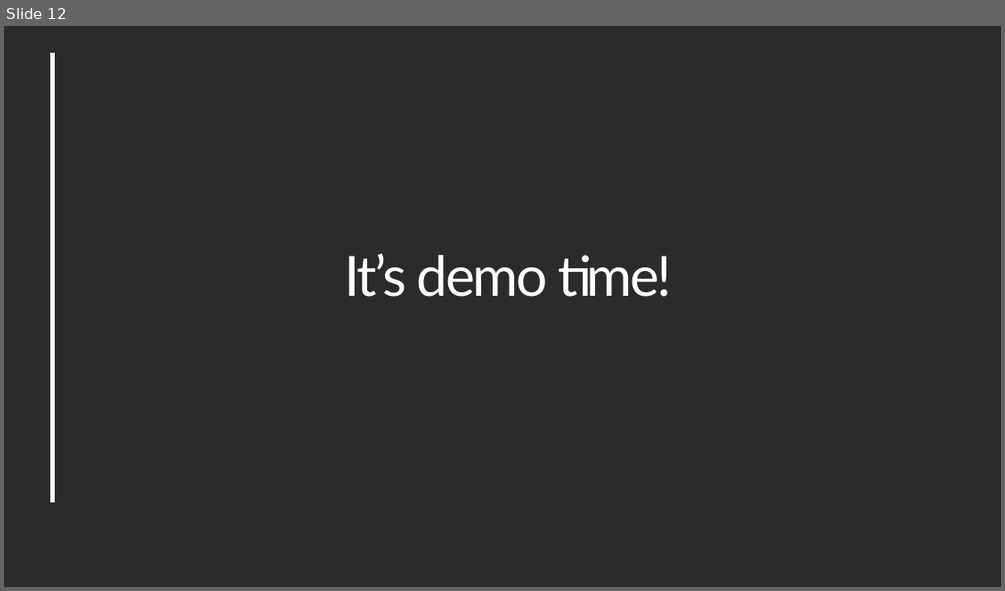
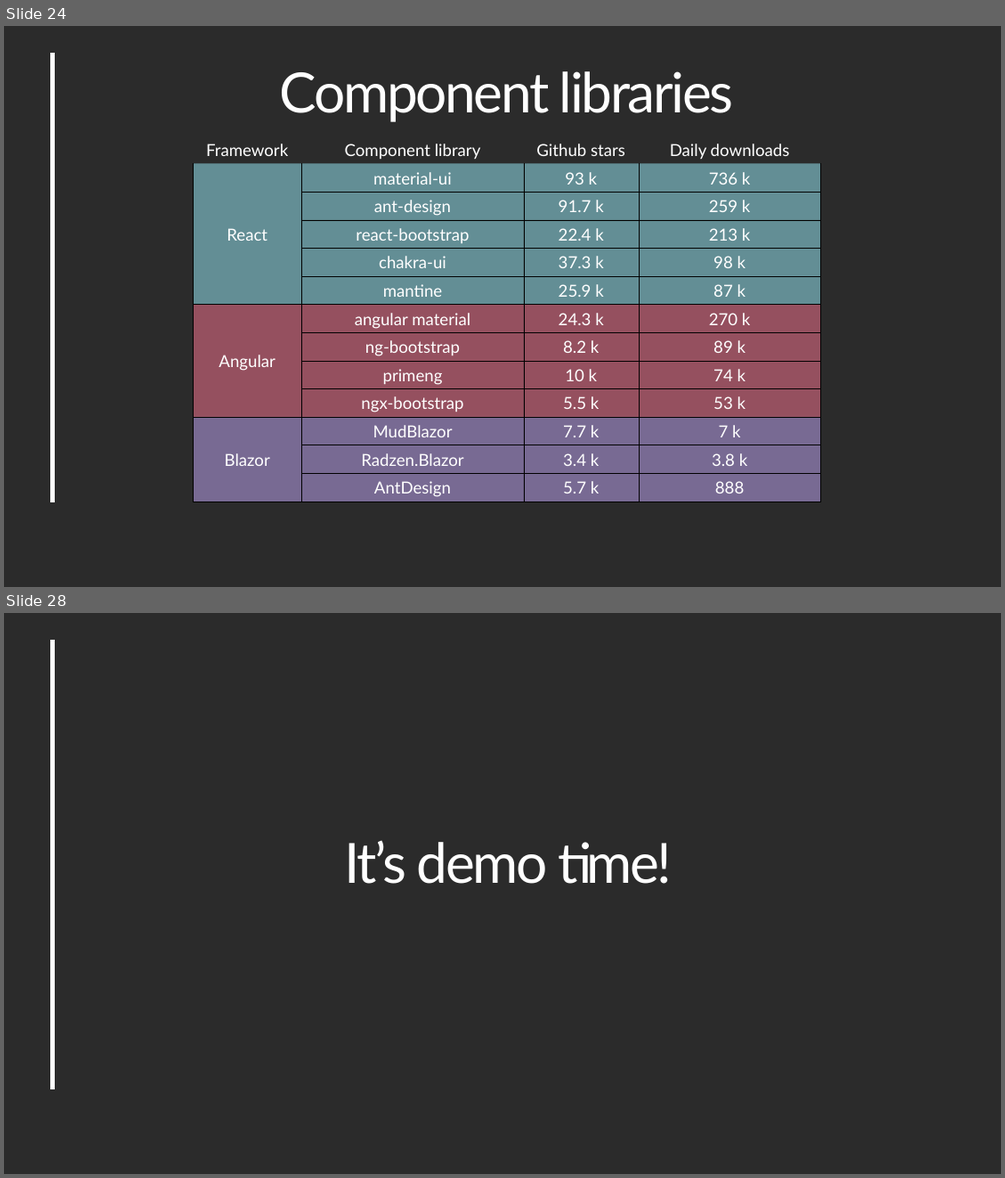
Before and after one commit to Werocky1502/ui-frameworks-comparison, a slide deck: Docs/Blazor VS React Vs Angular.pptx. Shown one above the other, each under a label of ours: slide 12 before the commit, slides 24 and 28 after it; the slides between them are not shown. The pictures are 1005x591 and 1005x1178 pixels, drawn with LibreOffice and Linux fonts; fonts in the diff are those of the drawing; background and template pictures are left out; a plain dark background stands for a picture behind light text. Boxes give left, top, right and bottom in pixels: in the first picture for what was removed or moved away, otherwise in the second. Text is boxed around its words. In the diff, an @@ line names an element or a change of style, - is before the commit and + after.

```diff
--- a/Docs/Blazor VS React Vs Angular.pptx
+++ b/Docs/Blazor VS React Vs Angular.pptx
@@ slide 24 added at bbox=[4, 26, 1001, 587], background picture (left out); not listed: 1 template element that a slide beside it also shows @@
@@ text added at bbox=[280, 71, 734, 122], 40 pt, text #FFFFFF @@
+Component libraries
@@ table added at bbox=[193, 135, 820, 501], 13 rows, 4 columns @@
+Framework | Component library | Github stars | Daily downloads
+React | material-ui | 93 k | 736 k
+ | ant-design | 91.7 k | 259 k
+ | react-bootstrap | 22.4 k | 213 k
+ | chakra-ui | 37.3 k | 98 k
+ | mantine | 25.9 k | 87 k
+Angular | angular material | 24.3 k | 270 k
+ | ng-bootstrap | 8.2 k | 89 k
+ | primeng | 10 k | 74 k
+ | ngx-bootstrap | 5.5 k | 53 k
+Blazor | MudBlazor | 7.7 k | 7 k
+ | Radzen.Blazor | 3.4 k | 3.8 k
+ | AntDesign | 5.7 k | 888
@@ what was slide 12 is now slide 28 @@
```
Also in this commit, not shown: 5 slides changed, 15 other slides added.
